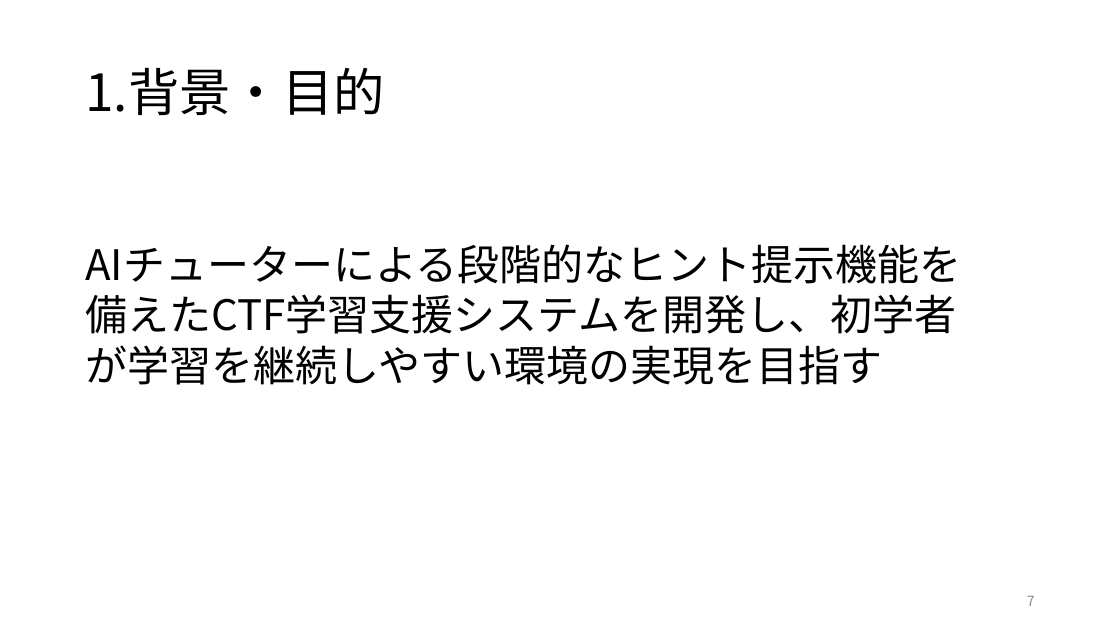
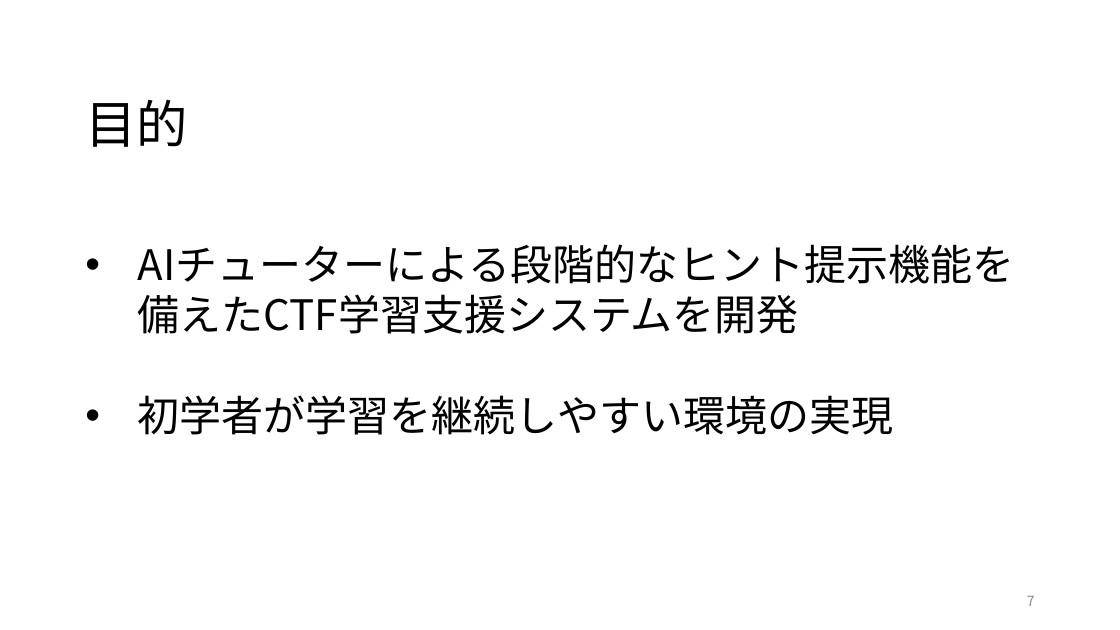
Before and after one commit to kuwaChang/kuwaCTF, a slide deck: slide 7 of 2026-07-15-j123109-桑原光太朗.pptx. Drawn at 1120x630 pixels with LibreOffice and Linux fonts; fonts in the diff are those of the drawing. Boxes give left, top, right and bottom in pixels: in the first picture for what was removed or moved away, otherwise in the second. Text is boxed around its words. In the diff, an @@ line names an element or a change of style, - is before the commit and + after.

```diff
--- a/2026-07-15-j123109-桑原光太朗.pptx
+++ b/2026-07-15-j123109-桑原光太朗.pptx
@@ title at [85,100,188,147]: text changed @@
-1.背景・目的
+目的
@@ text at [138,395,894,435]: text changed @@
-AIチューターによる段階的なヒント提示機能を備えたCTF学習支援システムを開発し、初学者が学習を継続しやすい環境の実現を目指す
+• AIチューターによる段階的なヒント提示機能を備えたCTF学習支援システムを開発
+• 初学者が学習を継続しやすい環境の実現
```
Also in this commit, not shown: 6 other slides changed, 11 other files.
